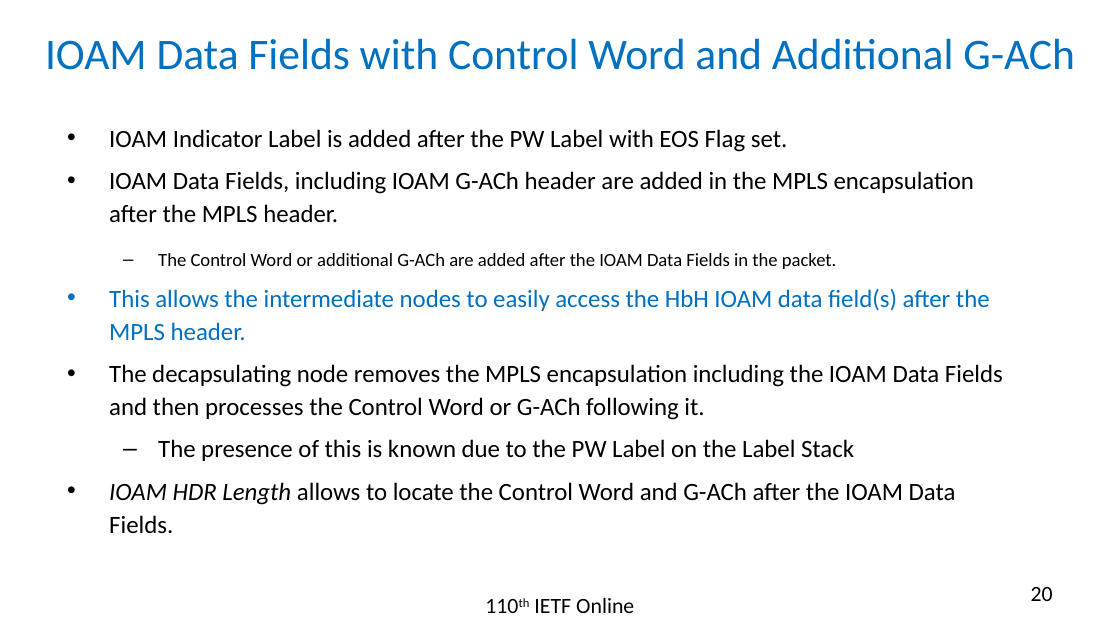
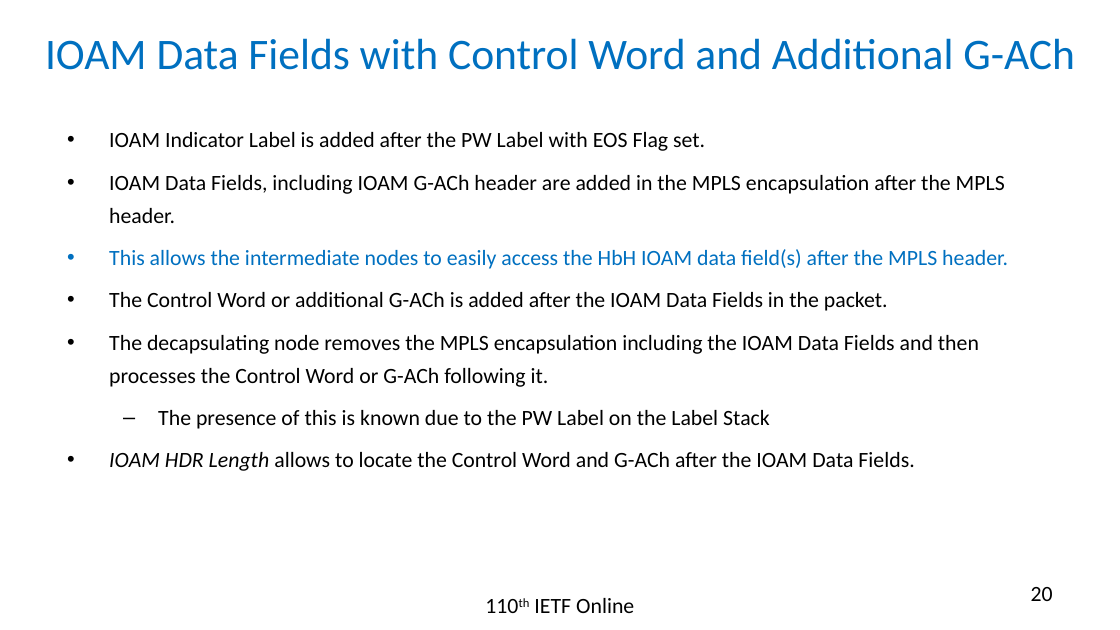
Before and after one commit to rakgandhi/ietf-slides, a slide deck: slide 20 of draft-gandhi-mpls-ioam-sr-06.pptx. Drawn at 1120x630 pixels with LibreOffice and Linux fonts; fonts in the diff are those of the drawing. Boxes give left, top, right and bottom in pixels: in the first picture for what was removed or moved away, otherwise in the second. Text is boxed around its words. In the diff, an @@ line names an element or a change of style, - is before the commit and + after.

```diff
--- a/draft-gandhi-mpls-ioam-sr-06.pptx
+++ b/draft-gandhi-mpls-ioam-sr-06.pptx
@@ text at (109,132,1008,471): size 16 to 14 pt in "IOAM Indicator Label is added after the ...", "IOAM Data Fields, including IOAM G-ACh header ...", "This allows the intermediate nodes to easily ...", "The decapsulating node removes the MPLS encapsulation ..." and 2 more places @@
@@ text at (158,253,837,269): paragraph removed @@
-  – The Control Word or additional G-ACh are added after the IOAM Data Fields in the packet.
@@ text at (109,292,888,311): paragraph added @@
+• The Control Word or additional G-ACh is added after the IOAM Data Fields in the packet.
```
Also in this commit, not shown: 1 other file.
